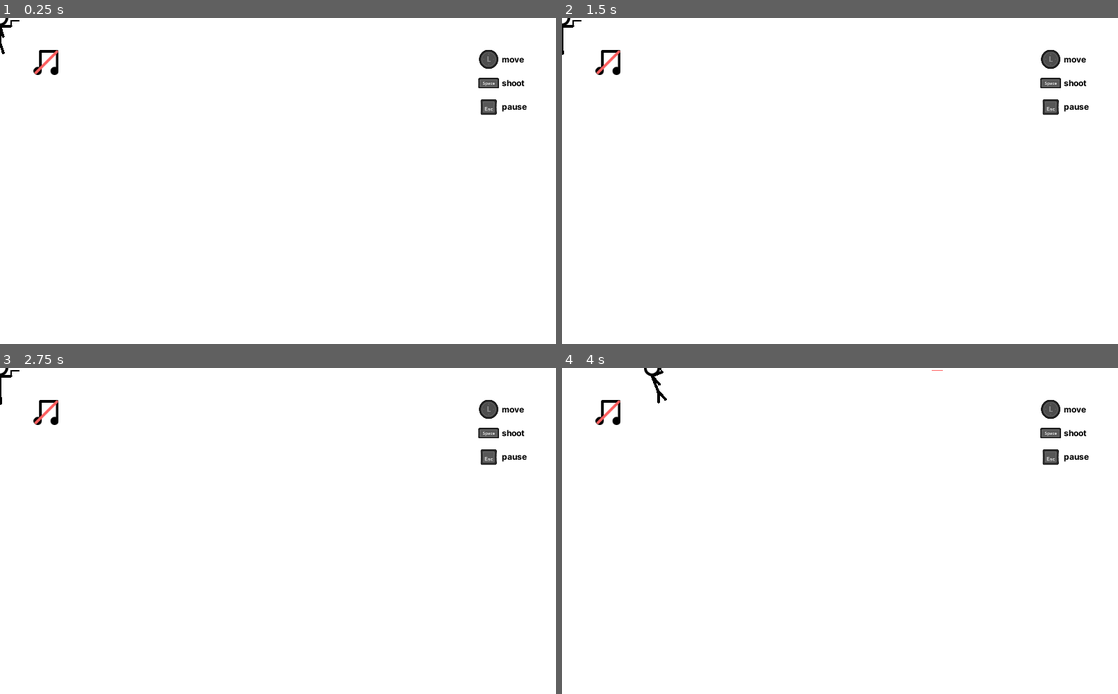
Above: before the commit, frames 1-4 (two rows, left to right).
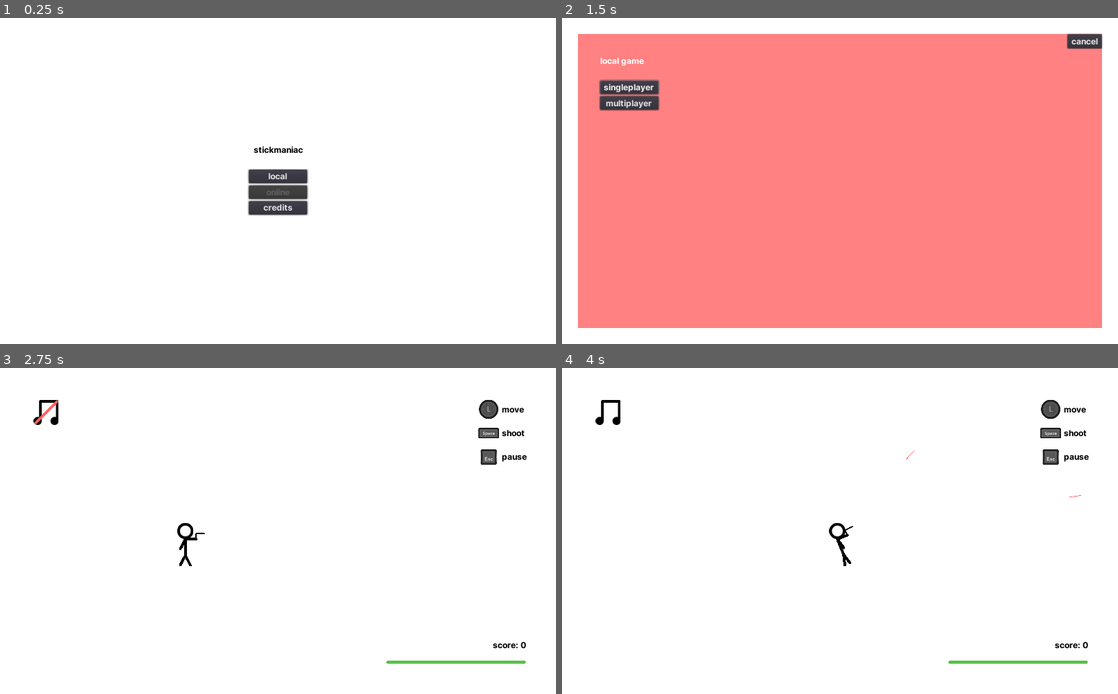
Above: after the commit, the same moments.

Repository: illogicalapple/stickmaniac
Game: Godot game, scene res://ui/menu/MainMenu.tscn
The game is run twice, just before and just after one commit, with the same random seed, the same clock (stepped at 60 frames per second) and the same inputs. Before the commit the project starts from res://scenes/Multiplayer.tscn. Sound files missing from this copy of the repository are replaced by a short silence.
Inputs (mouse positions are in pixels of both pictures, inside the frame that each line leads up to):
- Up to frame 1 (0.25 s): no input
- Up to frame 2 (1.5 s): click (840, 177) at 0.5 s, where only the run after the commit has a clickable "local"; click (840, 207) at 1.25 s, where only the run after the commit has a clickable "credits"
- Up to frame 3 (2.75 s): click (66, 436) at 2 s, where only the run after the commit has a clickable "singleplayer"
- Up to frame 4 (4 s): click (606, 413) at 2.75 s; tap Enter at 3.5 s; move the mouse to (962, 514) at 3.52 s; hold Right (ui_right) from 3.53 s (still down); hold Space (pew_pew) from 3.53 s (still down); click (962, 514) at 3.67 s

The runs differ from the first frame. In frame 1, 2.5% of the frame differs, in the area x 0-95%, y 0-61%; in frame 2, 85%, in the area x 0-98%, y 0-96%; in frame 3, 0.6%; in frame 4, 0.7%.

Commit message:
add main menu

Diff:
--- a/enemy/Enemy.gd
+++ b/enemy/Enemy.gd
@@ -27,10 +27,10 @@
 	target = Vector2(rng.randf_range(-height / 2, height / 2), rng.randf_range(-height / 2, height / 2))
 
 func suicide_bomb():
-	var drop_instance = drops[randi() % drops.size()].instance()
+	# var drop_instance = drops[randi() % drops.size()].instance()
 	global.enemy_count -= 1
-	drop_instance.position = position
-	get_tree().get_root().add_child_below_node(get_tree().get_root().get_node("Root/Stickmin"), drop_instance) # todo: make it a small chance later
+	# drop_instance.position = position
+	# get_tree().get_root().add_child_below_node(get_tree().get_root().get_node("Root/Stickmin"), drop_instance) # todo: make it a small chance later
 	emit_signal("coins", value)
 	queue_free()
 
--- a/project.godot
+++ b/project.godot
@@ -51,7 +51,7 @@
 [application]
 
 config/name="stickmaniac"
-run/main_scene="res://scenes/Multiplayer.tscn"
+run/main_scene="res://ui/menu/MainMenu.tscn"
 run/low_processor_mode=true
 config/icon="res://icon.png"
 
--- a/scenes/Multiplayer.gd
+++ b/scenes/Multiplayer.gd
@@ -10,7 +10,7 @@
 	player_instance.id = id
 	player_instance.get_node("Head").position = position
 	player_instance.name = "Player" + str(id)
-	add_child(player_instance)
+	add_child_below_node($Players, player_instance)
 
 func _ready():
 	Engine.set_target_fps(60)
--- a/scenes/Multiplayer.tscn
+++ b/scenes/Multiplayer.tscn
@@ -8,6 +8,8 @@
 [node name="Root" type="Node"]
 script = ExtResource( 3 )
 
+[node name="Players" type="Node2D" parent="."]
+
 [node name="SoundPlayer" type="Node2D" parent="."]
 script = ExtResource( 2 )
 
--- /dev/null
+++ b/ui/Paused.gd
@@ -0,0 +1,20 @@
+extends ColorRect
+
+var paused = false
+
+func _ready():
+	hide()
+
+func _input(event):
+	if event.is_action_pressed("ui_pause"):
+		paused = !paused
+		get_tree().paused = paused
+		if paused:
+			show()
+			$AnimationPlayer.play("FadeIn")
+		else:
+			$AnimationPlayer.play_backwards("FadeIn")
+
+func _on_AnimationPlayer_animation_finished(anim_name):
+	if !paused:
+		hide()
--- /dev/null
+++ b/ui/Paused.tscn
@@ -0,0 +1,91 @@
+[gd_scene load_steps=8 format=2]
+
+[ext_resource path="res://fonts/Inter-Bold.ttf" type="DynamicFontData" id=1]
+[ext_resource path="res://addons/controller_icons/objects/TextureRect.gd" type="Script" id=2]
+[ext_resource path="res://addons/controller_icons/assets/key/esc.png" type="Texture" id=3]
+[ext_resource path="res://ui/Paused.gd" type="Script" id=4]
+
+[sub_resource type="Animation" id=9]
+resource_name = "FadeIn"
+length = 0.3
+tracks/0/type = "value"
+tracks/0/path = NodePath(".:color")
+tracks/0/interp = 1
+tracks/0/loop_wrap = true
+tracks/0/imported = false
+tracks/0/enabled = true
+tracks/0/keys = {
+"times": PoolRealArray( 0, 0.3 ),
+"transitions": PoolRealArray( 1, 1 ),
+"update": 0,
+"values": [ Color( 0, 0, 0, 0 ), Color( 0, 0, 0, 0.741176 ) ]
+}
+
+[sub_resource type="Animation" id=10]
+length = 0.001
+tracks/0/type = "value"
+tracks/0/path = NodePath(".:color")
+tracks/0/interp = 1
+tracks/0/loop_wrap = true
+tracks/0/imported = false
+tracks/0/enabled = true
+tracks/0/keys = {
+"times": PoolRealArray( 0 ),
+"transitions": PoolRealArray( 1 ),
+"update": 0,
+"values": [ Color( 0, 0, 0, 0 ) ]
+}
+
+[sub_resource type="DynamicFont" id=11]
+size = 72
+font_data = ExtResource( 1 )
+
+[node name="Paused" type="ColorRect"]
+pause_mode = 2
+anchor_right = 1.0
+anchor_bottom = 1.0
+color = Color( 0, 0, 0, 0 )
+script = ExtResource( 4 )
+
+[node name="AnimationPlayer" type="AnimationPlayer" parent="."]
+anims/FadeIn = SubResource( 9 )
+anims/RESET = SubResource( 10 )
+
+[node name="Label" type="Label" parent="."]
+margin_left = 112.0
+margin_top = 96.0
+margin_right = 374.0
+margin_bottom = 184.0
+custom_fonts/font = SubResource( 11 )
+text = "paused"
+
+[node name="Unpause" type="HBoxContainer" parent="."]
+margin_left = 112.0
+margin_top = 224.0
+margin_right = 301.0
+margin_bottom = 264.0
+
+[node name="Label" type="Label" parent="Unpause"]
+margin_top = 13.0
+margin_right = 39.0
+margin_bottom = 27.0
+text = "press "
+
+[node name="TextureRect" type="TextureRect" parent="Unpause"]
+margin_left = 43.0
+margin_right = 83.0
+margin_bottom = 40.0
+rect_min_size = Vector2( 40, 40 )
+texture = ExtResource( 3 )
+expand = true
+script = ExtResource( 2 )
+path = "ui_pause"
+
+[node name="Label2" type="Label" parent="Unpause"]
+margin_left = 87.0
+margin_top = 13.0
+margin_right = 162.0
+margin_bottom = 27.0
+text = " to unpause"
+
+[connection signal="animation_finished" from="AnimationPlayer" to="." method="_on_AnimationPlayer_animation_finished"]
--- /dev/null
+++ b/ui/menu/Credits.gd
@@ -0,0 +1,5 @@
+extends Popup
+
+
+func _on_Close_pressed():
+	hide()
--- /dev/null
+++ b/ui/menu/Credits.tscn
@@ -0,0 +1,46 @@
+[gd_scene load_steps=2 format=2]
+
+[ext_resource path="res://ui/menu/Credits.gd" type="Script" id=1]
+
+[node name="Popup" type="Popup"]
+anchor_left = 0.5
+anchor_top = 0.5
+anchor_right = 0.5
+anchor_bottom = 0.5
+margin_left = -462.0
+margin_top = -250.0
+margin_right = 462.0
+margin_bottom = 250.0
+script = ExtResource( 1 )
+
+[node name="Background" type="ColorRect" parent="."]
+anchor_right = 1.0
+anchor_bottom = 1.0
+color = Color( 0, 0, 0, 1 )
+
+[node name="Credits" type="RichTextLabel" parent="."]
+anchor_right = 1.0
+anchor_bottom = 1.0
+margin_left = 30.0
+margin_top = 30.0
+margin_right = -30.0
+margin_bottom = -30.0
+text = "credits
+
+
+code: illogicalapple, Stormlight, CatCatDeluxe
+
+art: Chapooky_Games, Penguint (MrMrFung1)
+
+music: 360Genius
+
+ideas: Therm"
+
+[node name="Close" type="Button" parent="."]
+anchor_left = 1.0
+anchor_right = 1.0
+margin_left = -52.0
+margin_bottom = 20.0
+text = "CLOSE"
+
+[connection signal="pressed" from="Close" to="." method="_on_Close_pressed"]
--- /dev/null
+++ b/ui/menu/LocalMenu.gd
@@ -0,0 +1,4 @@
+extends Popup
+
+func _on_Cancel_pressed():
+	hide()
--- /dev/null
+++ b/ui/menu/MainMenu.gd
@@ -0,0 +1,16 @@
+extends Control
+
+func _on_Credits_pressed():
+	$CreditsPopup.popup()
+
+func _on_Singleplayer_pressed():
+	global.enemy_count = 0
+	get_tree().change_scene("res://scenes/Singleplayer.tscn")
+
+func _on_Multiplayer_pressed():
+	global.enemy_count = 0
+	get_tree().change_scene("res://scenes/Multiplayer.tscn")
+
+
+func _on_Local_pressed():
+	$LocalMenu.popup()
--- /dev/null
+++ b/ui/menu/MainMenu.tscn
@@ -0,0 +1,106 @@
+[gd_scene load_steps=5 format=2]
+
+[ext_resource path="res://fonts/theme.tres" type="Theme" id=1]
+[ext_resource path="res://ui/menu/Credits.tscn" type="PackedScene" id=2]
+[ext_resource path="res://ui/menu/MainMenu.gd" type="Script" id=3]
+[ext_resource path="res://ui/menu/LocalMenu.gd" type="Script" id=4]
+
+[node name="Root" type="Control"]
+anchor_right = 1.0
+anchor_bottom = 1.0
+theme = ExtResource( 1 )
+script = ExtResource( 3 )
+
+[node name="Options" type="VBoxContainer" parent="."]
+anchor_left = 0.5
+anchor_top = 0.5
+anchor_right = 0.5
+anchor_bottom = 0.5
+margin_left = -54.0
+margin_top = -66.5
+margin_right = 54.0
+margin_bottom = 66.5
+
+[node name="Title" type="Label" parent="Options"]
+margin_right = 108.0
+margin_bottom = 43.0
+custom_colors/font_color = Color( 0, 0, 0, 1 )
+text = "stickmaniac
+"
+align = 1
+
+[node name="Local" type="Button" parent="Options"]
+margin_top = 47.0
+margin_right = 108.0
+margin_bottom = 73.0
+text = "local"
+
+[node name="Online" type="Button" parent="Options"]
+margin_top = 77.0
+margin_right = 108.0
+margin_bottom = 103.0
+disabled = true
+text = "online"
+
+[node name="Credits" type="Button" parent="Options"]
+margin_top = 107.0
+margin_right = 108.0
+margin_bottom = 133.0
+text = "credits"
+
+[node name="CreditsPopup" parent="." instance=ExtResource( 2 )]
+visible = false
+
+[node name="LocalMenu" type="Popup" parent="."]
+visible = true
+anchor_right = 1.0
+anchor_bottom = 1.0
+margin_left = 30.0
+margin_top = 30.0
+margin_right = -30.0
+margin_bottom = -30.0
+script = ExtResource( 4 )
+
+[node name="Background" type="ColorRect" parent="LocalMenu"]
+anchor_right = 1.0
+anchor_bottom = 1.0
+color = Color( 1, 0.509804, 0.509804, 1 )
+
+[node name="VBoxContainer" type="VBoxContainer" parent="LocalMenu"]
+margin_left = 40.0
+margin_top = 40.0
+margin_right = 148.0
+margin_bottom = 96.0
+
+[node name="Label" type="Label" parent="LocalMenu/VBoxContainer"]
+margin_right = 108.0
+margin_bottom = 43.0
+text = "local game
+"
+
+[node name="Singleplayer" type="Button" parent="LocalMenu/VBoxContainer"]
+margin_top = 47.0
+margin_right = 108.0
+margin_bottom = 73.0
+rect_pivot_offset = Vector2( -672, -280 )
+text = "singleplayer"
+
+[node name="Multiplayer" type="Button" parent="LocalMenu/VBoxContainer"]
+margin_top = 77.0
+margin_right = 108.0
+margin_bottom = 103.0
+rect_pivot_offset = Vector2( -672, -280 )
+text = "multiplayer"
+
+[node name="Cancel" type="Button" parent="LocalMenu"]
+anchor_left = 1.0
+anchor_right = 1.0
+margin_left = -63.0
+margin_bottom = 26.0
+text = "cancel"
+
+[connection signal="pressed" from="Options/Local" to="." method="_on_Local_pressed"]
+[connection signal="pressed" from="Options/Credits" to="." method="_on_Credits_pressed"]
+[connection signal="pressed" from="LocalMenu/VBoxContainer/Singleplayer" to="." method="_on_Singleplayer_pressed"]
+[connection signal="pressed" from="LocalMenu/VBoxContainer/Multiplayer" to="." method="_on_Multiplayer_pressed"]
+[connection signal="pressed" from="LocalMenu/Cancel" to="LocalMenu" method="_on_Cancel_pressed"]
--- a/ui/menu/Menu.tscn
+++ /dev/null
@@ -1,30 +0,0 @@
-[gd_scene format=2]
-
-[node name="Menu" type="Node2D"]
-
-[node name="Buttons" type="Control" parent="."]
-margin_left = 7.0
-margin_top = -14.0
-margin_right = 1029.0
-margin_bottom = 585.0
-
-[node name="Button" type="Button" parent="Buttons"]
-margin_left = 219.0
-margin_top = 40.0
-margin_right = 855.0
-margin_bottom = 104.0
-text = "Button1 Lol"
-
-[node name="Button2" type="Button" parent="Buttons"]
-margin_left = 219.0
-margin_top = 171.0
-margin_right = 855.0
-margin_bottom = 235.0
-text = "Button2 Lol"
-
-[node name="Button3" type="Button" parent="Buttons"]
-margin_left = 213.0
-margin_top = 326.0
-margin_right = 849.0
-margin_bottom = 390.0
-text = "Button3LOL"
--- a/ui/multiplayer/GUI.gd
+++ b/ui/multiplayer/GUI.gd
@@ -1,4 +1,6 @@
 extends Control
+
+var paused = false
 
 signal music_toggled
 
--- a/ui/multiplayer/GUI.tscn
+++ b/ui/multiplayer/GUI.tscn
@@ -1,10 +1,11 @@
-[gd_scene load_steps=7 format=2]
+[gd_scene load_steps=8 format=2]
 
 [ext_resource path="res://ui/music/playing.svg" type="Texture" id=1]
 [ext_resource path="res://ui/music/stopped.svg" type="Texture" id=2]
 [ext_resource path="res://ui/multiplayer/GUI.gd" type="Script" id=3]
 [ext_resource path="res://ui/help/Help.tscn" type="PackedScene" id=4]
 [ext_resource path="res://fonts/theme.tres" type="Theme" id=5]
+[ext_resource path="res://ui/Paused.tscn" type="PackedScene" id=6]
 
 [sub_resource type="AnimatedTexture" id=1]
 flags = 4
@@ -33,4 +34,6 @@
 icon = SubResource( 1 )
 flat = true
 
+[node name="Paused" parent="." instance=ExtResource( 6 )]
+
 [connection signal="pressed" from="MusicToggled" to="." method="_on_MusicToggled_pressed"]
--- a/ui/singleplayer/GUI.gd
+++ b/ui/singleplayer/GUI.gd
@@ -16,7 +16,6 @@
 func _ready():
 	$Ded.color = Color(255, 255, 255, 0)
 	root.get_node("Stickmin").connect("damage", self, "_on_Stickmin_damage")
-	$Paused.hide()
 
 func _on_Stickmin_damage(id, amount):
 	$HealthBar.value -= amount
@@ -37,18 +36,3 @@
 		global.song_time = get_tree().get_root().get_node("Root/SoundPlayer/Music").get_playback_position()
 		print(global.song_time)
 		get_tree().change_scene("res://death_screen/DeathScreen.tscn")
-
-func _input(event):
-	if event.is_action_pressed("ui_pause"):
-		paused = !paused
-		get_tree().paused = paused
-		if paused:
-			$Paused.show()
-			$Paused/AnimationPlayer.play("FadeIn")
-		else:
-			$Paused/AnimationPlayer.play_backwards("FadeIn")
-
-
-func on_paused_animation_finished(anim_name):
-	if !paused:
-		$Paused.hide()
--- a/ui/singleplayer/GUI.tscn
+++ b/ui/singleplayer/GUI.tscn
@@ -1,13 +1,11 @@
-[gd_scene load_steps=16 format=2]
+[gd_scene load_steps=11 format=2]
 
-[ext_resource path="res://fonts/Inter-Bold.ttf" type="DynamicFontData" id=1]
+[ext_resource path="res://ui/Paused.tscn" type="PackedScene" id=1]
 [ext_resource path="res://ui/music/stopped.svg" type="Texture" id=2]
 [ext_resource path="res://ui/music/playing.svg" type="Texture" id=3]
 [ext_resource path="res://ui/singleplayer/GUI.gd" type="Script" id=4]
-[ext_resource path="res://addons/controller_icons/objects/TextureRect.gd" type="Script" id=5]
 [ext_resource path="res://ui/help/Help.tscn" type="PackedScene" id=6]
 [ext_resource path="res://ui/HealthBar.tscn" type="PackedScene" id=7]
-[ext_resource path="res://addons/controller_icons/assets/key/esc.png" type="Texture" id=8]
 [ext_resource path="res://fonts/theme.tres" type="Theme" id=9]
 
 [sub_resource type="AnimatedTexture" id=8]
@@ -17,41 +15,6 @@
 frame_0/texture = ExtResource( 2 )
 frame_1/texture = ExtResource( 3 )
 frame_1/delay_sec = 0.0
-
-[sub_resource type="Animation" id=9]
-resource_name = "FadeIn"
-length = 0.3
-tracks/0/type = "value"
-tracks/0/path = NodePath(".:color")
-tracks/0/interp = 1
-tracks/0/loop_wrap = true
-tracks/0/imported = false
-tracks/0/enabled = true
-tracks/0/keys = {
-"times": PoolRealArray( 0, 0.3 ),
-"transitions": PoolRealArray( 1, 1 ),
-"update": 0,
-"values": [ Color( 0, 0, 0, 0 ), Color( 0, 0, 0, 0.741176 ) ]
-}
-
-[sub_resource type="Animation" id=10]
-length = 0.001
-tracks/0/type = "value"
-tracks/0/path = NodePath(".:color")
-tracks/0/interp = 1
-tracks/0/loop_wrap = true
-tracks/0/imported = false
-tracks/0/enabled = true
-tracks/0/keys = {
-"times": PoolRealArray( 0 ),
-"transitions": PoolRealArray( 1 ),
-"update": 0,
-"values": [ Color( 0, 0, 0, 0 ) ]
-}
-
-[sub_resource type="DynamicFont" id=11]
-size = 72
-font_data = ExtResource( 1 )
 
 [sub_resource type="Animation" id=6]
 resource_name = "FadeIn"
@@ -111,51 +74,7 @@
 
 [node name="Help" parent="." instance=ExtResource( 6 )]
 
-[node name="Paused" type="ColorRect" parent="."]
-anchor_right = 1.0
-anchor_bottom = 1.0
-color = Color( 0, 0, 0, 0 )
-
-[node name="AnimationPlayer" type="AnimationPlayer" parent="Paused"]
-anims/FadeIn = SubResource( 9 )
-anims/RESET = SubResource( 10 )
-
-[node name="Label" type="Label" parent="Paused"]
-margin_left = 112.0
-margin_top = 96.0
-margin_right = 374.0
-margin_bottom = 184.0
-custom_fonts/font = SubResource( 11 )
-text = "paused"
-
-[node name="Unpause" type="HBoxContainer" parent="Paused"]
-margin_left = 112.0
-margin_top = 224.0
-margin_right = 301.0
-margin_bottom = 264.0
-
-[node name="Label" type="Label" parent="Paused/Unpause"]
-margin_top = 10.0
-margin_right = 49.0
-margin_bottom = 30.0
-text = "press "
-
-[node name="TextureRect" type="TextureRect" parent="Paused/Unpause"]
-margin_left = 53.0
-margin_right = 93.0
-margin_bottom = 40.0
-rect_min_size = Vector2( 40, 40 )
-texture = ExtResource( 8 )
-expand = true
-script = ExtResource( 5 )
-path = "ui_pause"
-
-[node name="Label2" type="Label" parent="Paused/Unpause"]
-margin_left = 97.0
-margin_top = 10.0
-margin_right = 189.0
-margin_bottom = 30.0
-text = " to unpause"
+[node name="Paused" parent="." instance=ExtResource( 1 )]
 
 [node name="Ded" type="ColorRect" parent="."]
 visible = false
@@ -168,5 +87,4 @@
 anims/RESET = SubResource( 7 )
 
 [connection signal="pressed" from="MusicToggled" to="." method="_on_MusicToggled_pressed"]
-[connection signal="animation_finished" from="Paused/AnimationPlayer" to="." method="on_paused_animation_finished"]
 [connection signal="animation_finished" from="Ded/AnimationPlayer" to="." method="on_dead_anim_finished"]
Binary file removed: ui/music-disabled.png
Not shown, removed: ui/music-disabled.png.import
Binary file removed: ui/music-enabled.png
Not shown, removed: ui/music-enabled.png.import
